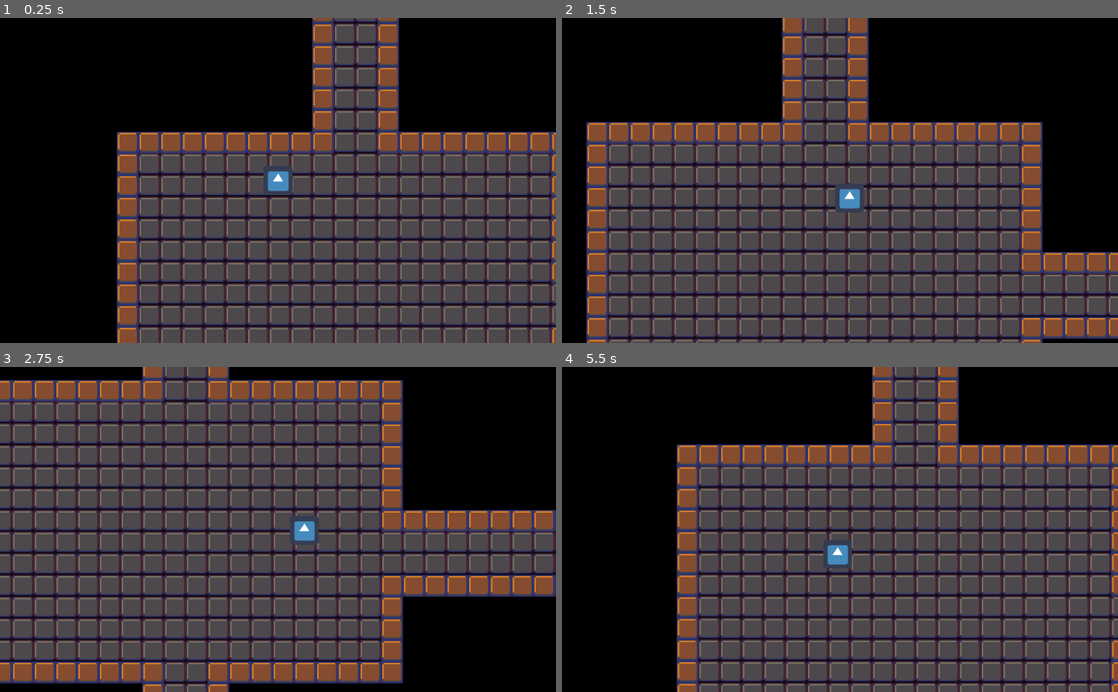
Above: before the commit, frames 1-4 (two rows, left to right).
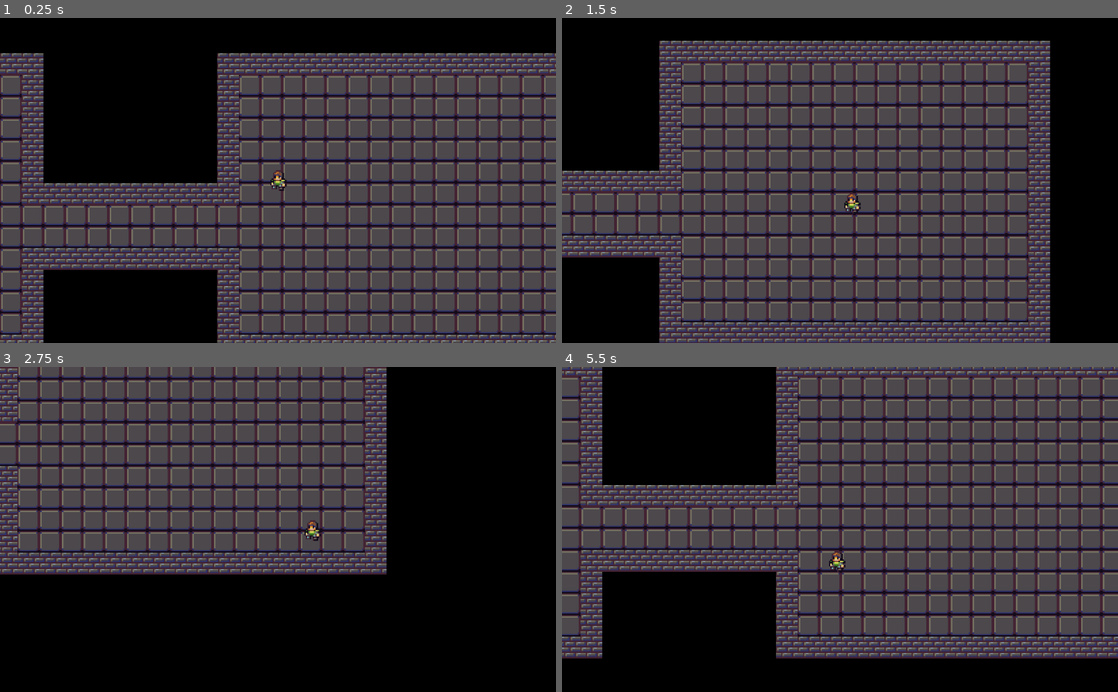
Above: after the commit, the same moments.

Repository: 3akev/waterblade
Game: Godot game, scene res://Main.tscn
Two runs of this game, one before a commit and one after it. Both use one fixed random seed, a clock stepped at 60 frames per second and the inputs below. The engine's default icon, where the game draws it, is replaced by a stand-in: a white triangle on a blue panel in a dark square.
Inputs:
- Up to frame 1 (0.25 s): no input
- Up to frame 2 (1.5 s): tap Enter at 0.5 s; hold D (right) 0.53-1.28 s; hold S (down) from 1.28 s (still down)
- Up to frame 3 (2.75 s): release S (down) at 2.03 s; hold D (right) from 2.03 s (still down)
- Up to frame 4 (5.5 s): release D (right) at 2.78 s; hold W (up) 2.78-3.53 s; hold A (left) 3.53-5.03 s; hold S (down) from 5.03 s (still down)

The runs differ from the first frame. In frame 1, 64% of the frame differs, in the area x 0-100%, y 0-100%; in frame 2, 64%; in frame 3, 59%; in frame 4, 68%.

Commit message:
Use DawnLike tileset

Diff:
--- a/Core/Constants.gd
+++ b/Core/Constants.gd
@@ -1,6 +1,6 @@
 extends Node
 
-const PLAYER_SPEED = 300  # in pixels/second
+const PLAYER_SPEED = 130  # in pixels/second
 
 const MAX_ROOM_SIZE = Vector2(25, 20)
 const MIN_ROOM_SIZE = Vector2(15, 12)
--- a/Ecs/Entities/Player.tscn
+++ b/Ecs/Entities/Player.tscn
@@ -1,10 +1,11 @@
 [gd_scene load_steps=4 format=2]
 
 [ext_resource path="res://Ecs/Components/PlayerMovementComponent.tscn" type="PackedScene" id=1]
-[ext_resource path="res://icon.png" type="Texture" id=2]
+[ext_resource path="res://Assets/DawnLike/Characters/Player0.png" type="Texture" id=2]
 
-[sub_resource type="CircleShape2D" id=1]
-radius = 32.0
+[sub_resource type="CapsuleShape2D" id=1]
+radius = 6.0
+height = 6.0
 
 [node name="Player" type="KinematicBody2D"]
 
@@ -13,10 +14,13 @@
 
 [node name="Sprite" type="Sprite" parent="."]
 texture = ExtResource( 2 )
+region_enabled = true
+region_rect = Rect2( 32, 0, 16, 16 )
 
 [node name="PlayerMovementComponent" parent="." instance=ExtResource( 1 )]
 
 [node name="Camera2D" type="Camera2D" parent="."]
+position = Vector2( -0.323517, 0.323532 )
 current = true
-zoom = Vector2( 1.2, 1.2 )
+zoom = Vector2( 0.4, 0.4 )
 smoothing_enabled = true
--- a/Main.tscn
+++ b/Main.tscn
@@ -1,41 +1,42 @@
-[gd_scene load_steps=9 format=2]
+[gd_scene load_steps=10 format=2]
 
 [ext_resource path="res://Ecs/Systems/PlayerMovementSystem.gd" type="Script" id=1]
 [ext_resource path="res://Core/World.gd" type="Script" id=2]
 [ext_resource path="res://Core/Systems.gd" type="Script" id=3]
 [ext_resource path="res://Core/Entities.gd" type="Script" id=4]
-[ext_resource path="res://Assets/Tile.png" type="Texture" id=5]
+[ext_resource path="res://Assets/DawnLike/Objects/Tile.png" type="Texture" id=5]
 [ext_resource path="res://Ecs/Entities/Player.tscn" type="PackedScene" id=6]
+[ext_resource path="res://Assets/DawnLike/Objects/Wall.png" type="Texture" id=7]
 
 [sub_resource type="ConvexPolygonShape2D" id=2]
-points = PoolVector2Array( 0, 0, 48, 0, 48, 48, 0, 48 )
+points = PoolVector2Array( 0, 0, 16, 0, 16, 16, 0, 16 )
 
 [sub_resource type="TileSet" id=1]
-0/name = "Wall"
+0/name = "Floor"
 0/texture = ExtResource( 5 )
 0/tex_offset = Vector2( 0, 0 )
 0/modulate = Color( 1, 1, 1, 1 )
-0/region = Rect2( 0, 0, 48, 48 )
+0/region = Rect2( 48, 32, 16, 16 )
 0/tile_mode = 0
 0/occluder_offset = Vector2( 0, 0 )
 0/navigation_offset = Vector2( 0, 0 )
-0/shapes = [ {
+0/shapes = [  ]
+0/z_index = 0
+1/name = "Wall"
+1/texture = ExtResource( 7 )
+1/tex_offset = Vector2( 0, 0 )
+1/modulate = Color( 1, 1, 1, 1 )
+1/region = Rect2( 48, 192, 16, 16 )
+1/tile_mode = 0
+1/occluder_offset = Vector2( 0, 0 )
+1/navigation_offset = Vector2( 0, 0 )
+1/shapes = [ {
 "autotile_coord": Vector2( 0, 0 ),
 "one_way": false,
 "one_way_margin": 1.0,
 "shape": SubResource( 2 ),
 "shape_transform": Transform2D( 1, 0, 0, 1, 0, 0 )
 } ]
-0/z_index = 0
-1/name = "Floor"
-1/texture = ExtResource( 5 )
-1/tex_offset = Vector2( 0, 0 )
-1/modulate = Color( 1, 1, 1, 1 )
-1/region = Rect2( 144, 96, 48, 48 )
-1/tile_mode = 0
-1/occluder_offset = Vector2( 0, 0 )
-1/navigation_offset = Vector2( 0, 0 )
-1/shapes = [  ]
 1/z_index = 0
 
 [node name="Main" type="Node2D"]
@@ -44,9 +45,10 @@
 script = ExtResource( 2 )
 
 [node name="TileMap" type="TileMap" parent="World"]
+position = Vector2( -496.952, -110.766 )
 tile_set = SubResource( 1 )
-cell_size = Vector2( 48, 48 )
-cell_quadrant_size = 48
+cell_size = Vector2( 16, 16 )
+cell_quadrant_size = 64
 cell_clip_uv = true
 format = 1
 
@@ -54,7 +56,7 @@
 script = ExtResource( 4 )
 
 [node name="Player" parent="Entities" instance=ExtResource( 6 )]
-position = Vector2( 500, 300 )
+position = Vector2( 60.0839, 46.8496 )
 
 [node name="Systems" type="Node2D" parent="." groups=[
 "Systems",
Binary file added: Assets/DawnLike/Characters/Aquatic0.png
Not shown, added: Assets/DawnLike/Characters/Aquatic0.png.import
Binary file added: Assets/DawnLike/Characters/Aquatic1.png
Not shown, added: Assets/DawnLike/Characters/Aquatic1.png.import
Binary file added: Assets/DawnLike/Characters/Avian0.png
Not shown, added: Assets/DawnLike/Characters/Avian0.png.import
Binary file added: Assets/DawnLike/Characters/Avian1.png
Not shown, added: Assets/DawnLike/Characters/Avian1.png.import
Binary file added: Assets/DawnLike/Characters/Cat0.png
Not shown, added: Assets/DawnLike/Characters/Cat0.png.import
Binary file added: Assets/DawnLike/Characters/Cat1.png
Not shown, added: Assets/DawnLike/Characters/Cat1.png.import
(and 204 more such lines)
